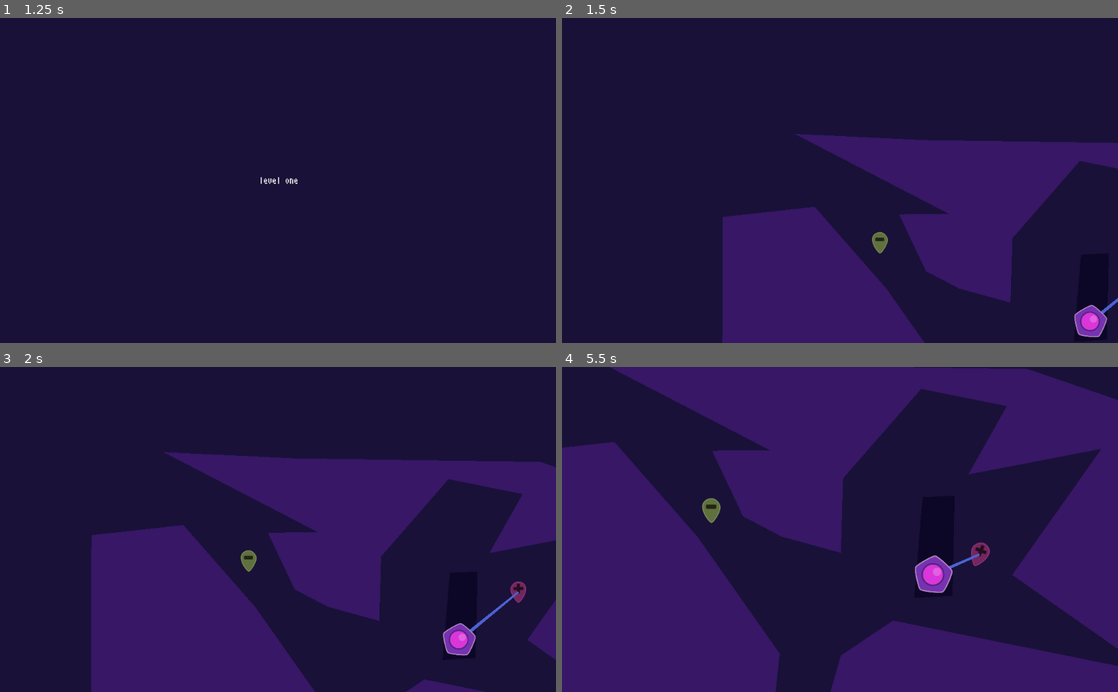
Above: before the commit, frames 1-4 (two rows, left to right).
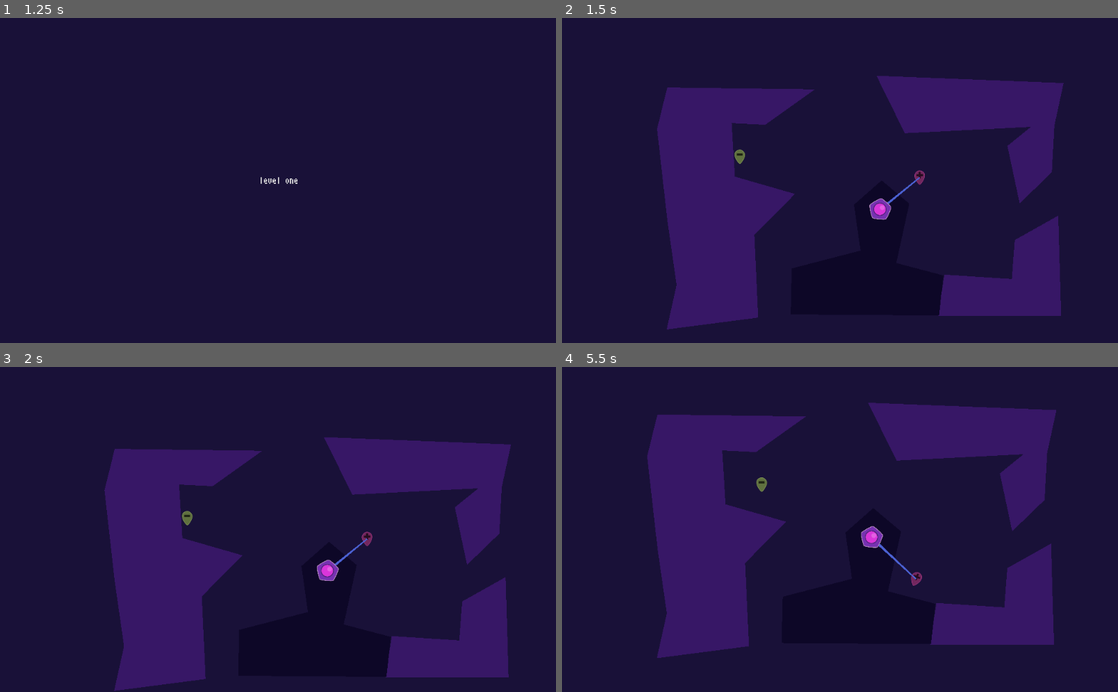
Above: after the commit, the same moments.

Repository: jacobabarbary/BooleanCircuit
Game: Godot game, scene res://gui/menu.tscn
Same seed, same stepped clock (60 frames per second), same inputs: the game is played once before the commit and once after it.
Inputs:
- Up to frame 1 (1.25 s): click "play" at 0.5 s
- Up to frame 2 (1.5 s): click "level one" at 1.25 s
- Up to frame 3 (2 s): no input
- Up to frame 4 (5.5 s): tap S (Player2Action) at 2.1, 3.6, 5.1 s; tap Down (PlayerAction) at 2.85, 4.35 s

Frame 1 is identical in both runs. In frame 2, 39% of the frame differs, in the area x 17-100%, y 17-100%; in frame 3, 31%; in frame 4, 62%, in the area x 0-100%, y 0-100%.

Commit message:
made fences and walls their own scenes and added some friction to the player

Diff:
--- a/agents/player/Player.gd
+++ b/agents/player/Player.gd
@@ -14,7 +14,7 @@
 	) var skin = 0 setget set_skin
 
 export(Color) var color = Color.white
-
+export(int) var player_friction = 0.1
 export(int, "PlayerAction","Player2Action") var player_number = 1
 
 var rot_speed = 0.1
@@ -24,6 +24,7 @@
 	set_skin(skin)
 	set_color(color)
 
+
 func _process(delta):
 	inputs_pressed = [
 		Input.is_action_pressed(inputs[player_number]),
@@ -31,11 +32,15 @@
 		Input.is_action_just_pressed(inputs[player_number])]
 
 
+
 func _physics_process(delta):
-
 	aim()
 	launch()
+	_friction(delta)
 
+func _friction(delta):
+	linear_velocity = linear_velocity * 59 * delta
+#	add_central_force( -(linear_velocity * 0.5 * delta))
 
 func aim():
 	if inputs_pressed[0]:
--- a/level/level_1.tscn
+++ b/level/level_1.tscn
@@ -1,12 +1,11 @@
 [gd_scene load_steps=8 format=2]
 
-[ext_resource path="res://level/CollisionPolygon2D.gd" type="Script" id=1]
+[ext_resource path="res://objects/fence/Fence.tscn" type="PackedScene" id=1]
 [ext_resource path="res://objects/tower/Tower.tscn" type="PackedScene" id=2]
 [ext_resource path="res://agents/player/Player.tscn" type="PackedScene" id=3]
 [ext_resource path="res://level/level.gd" type="Script" id=4]
 [ext_resource path="res://shared/Camera.tscn" type="PackedScene" id=5]
-
-[sub_resource type="CanvasItemMaterial" id=1]
+[ext_resource path="res://objects/wall/Wall.tscn" type="PackedScene" id=6]
 
 [sub_resource type="PhysicsMaterial" id=2]
 friction = 10.0
@@ -15,28 +14,31 @@
 [node name="Level" type="Node2D"]
 script = ExtResource( 4 )
 
-[node name="Wall" type="StaticBody2D" parent="."]
-collision_layer = 5
-collision_mask = 5
+[node name="Walls" type="Node2D" parent="."]
 
-[node name="CollisionPolygon2D" type="CollisionPolygon2D" parent="Wall"]
-material = SubResource( 1 )
-polygon = PoolVector2Array( -20.2255, -63.4944, 297.334, 101.527, 194.506, 102.434, 249.815, 219.56, 318.139, 255.349, 423.791, 284.459, 427.474, 151.864, 566.208, -7.74168, 718.447, 22.9517, 649.996, 144.73, 886.647, 99.0714, 728.08, 323.672, 976.272, 498.086, 516.602, 405.01, 423.504, 467.137, 380.82, 617.176, 299.912, 602.419, 314.944, 463.796, 168.478, 255.349, 21.0931, 86.794, -167.978, 107.665, -169.206, 527.551, -100.453, 676.107, 437.296, 682.246, 989.777, 666.285, 1018.01, 460.026, 987.321, 36.4568, 755.279, -43.346, 248.224, -50.7124 )
-script = ExtResource( 1 )
+[node name="Wall" parent="Walls" instance=ExtResource( 6 )]
 
-[node name="Polygon2D" type="Polygon2D" parent="Wall/CollisionPolygon2D"]
-color = Color( 0.219608, 0.0941176, 0.403922, 1 )
+[node name="CollisionPolygon2D" parent="Walls/Wall" index="0"]
+position = Vector2( 1112.42, 494.407 )
+polygon = PoolVector2Array( 24.8722, -151.566, 33.9161, 158.945, -345.933, 158.945, -326.337, 30.8217, -118.325, 44.3878, -109.281, -76.1992 )
 
-[node name="Fence" type="StaticBody2D" parent="."]
+[node name="Wall2" parent="Walls" instance=ExtResource( 6 )]
 
-[node name="CollisionPolygon2D" type="CollisionPolygon2D" parent="Fence"]
-material = SubResource( 1 )
-position = Vector2( -1.67017, -98.5394 )
-polygon = PoolVector2Array( 570.435, 283.878, 555.471, 463.447, 623.489, 459.366, 627.57, 281.157 )
-script = ExtResource( 1 )
+[node name="CollisionPolygon2D" parent="Walls/Wall2" index="0"]
+polygon = PoolVector2Array( 1052.88, 68.5052, 663.983, 88.1006, 576.558, -89.7652, 1153.87, -67.1552, 1125.23, 65.4905, 1117.69, 208.688, 1018.21, 305.157, 980.524, 127.291 )
 
-[node name="Polygon2D" type="Polygon2D" parent="Fence/CollisionPolygon2D"]
-color = Color( 0.054902, 0.0313726, 0.156863, 1 )
+[node name="Wall3" parent="Walls" instance=ExtResource( 6 )]
+
+[node name="CollisionPolygon2D" parent="Walls/Wall3" index="0"]
+position = Vector2( -658.707, 482.348 )
+polygon = PoolVector2Array( 1045.34, -529.908, 590.124, -535.937, 558.47, -407.813, 590.124, -125.941, 618.763, 74.5346, 588.202, 212.504, 870.462, 175.76, 858.771, -79.7775, 984.035, -206.711, 798.645, -260.157, 788.624, -425.505, 892.175, -420.494 )
+
+[node name="Fencing" type="Node2D" parent="."]
+
+[node name="Fence" parent="Fencing" instance=ExtResource( 1 )]
+
+[node name="CollisionPolygon2D" parent="Fencing/Fence" index="0"]
+polygon = PoolVector2Array( 529.09, 549.545, 509.048, 407.58, 594.227, 332.422, 679.406, 404.239, 639.322, 587.959, 784.627, 626.373, 771.266, 749.966, 313.637, 746.626, 316.977, 604.661 )
 
 [node name="Players" type="Node2D" parent="."]
 
@@ -55,6 +57,15 @@
 player_number = 0
 
 [node name="Camera" parent="." instance=ExtResource( 5 )]
+position = Vector2( 514.415, 300.632 )
 
 [node name="Tower" parent="." instance=ExtResource( 2 )]
 position = Vector2( 587.681, 322.408 )
+
+[editable path="Walls/Wall"]
+
+[editable path="Walls/Wall2"]
+
+[editable path="Walls/Wall3"]
+
+[editable path="Fencing/Fence"]
--- /dev/null
+++ b/objects/fence/Fence.tscn
@@ -0,0 +1,15 @@
+[gd_scene load_steps=3 format=2]
+
+[ext_resource path="res://objects/wall/CollisionPolygon2D.gd" type="Script" id=1]
+
+[sub_resource type="CanvasItemMaterial" id=1]
+
+[node name="Fence" type="StaticBody2D"]
+
+[node name="CollisionPolygon2D" type="CollisionPolygon2D" parent="."]
+material = SubResource( 1 )
+position = Vector2( -1.67017, -98.5394 )
+script = ExtResource( 1 )
+
+[node name="Polygon2D" type="Polygon2D" parent="CollisionPolygon2D"]
+color = Color( 0.054902, 0.0313726, 0.156863, 1 )
--- a/level/CollisionPolygon2D.gd
+++ b/objects/wall/CollisionPolygon2D.gd
@@ -1,5 +1,4 @@
 extends CollisionPolygon2D
-
 
 func _ready():
 	$Polygon2D.polygon = polygon
--- /dev/null
+++ b/objects/wall/Wall.gd
@@ -0,0 +1,7 @@
+extends StaticBody2D
+
+export(PoolVector2Array) var polygon
+
+func _ready():
+	$CollisionPolygon2D.polygon = polygon
+	$CollisionPolygon2D/Polygon2D.polygon = polygon
--- /dev/null
+++ b/objects/wall/Wall.tscn
@@ -0,0 +1,21 @@
+[gd_scene load_steps=3 format=2]
+
+[sub_resource type="CanvasItemMaterial" id=1]
+
+[sub_resource type="GDScript" id=2]
+script/source = "extends CollisionPolygon2D
+
+func _ready():
+	$Polygon2D.polygon = polygon
+"
+
+[node name="Walls" type="StaticBody2D"]
+collision_layer = 5
+collision_mask = 5
+
+[node name="CollisionPolygon2D" type="CollisionPolygon2D" parent="."]
+material = SubResource( 1 )
+script = SubResource( 2 )
+
+[node name="Polygon2D" type="Polygon2D" parent="CollisionPolygon2D"]
+color = Color( 0.219608, 0.0941176, 0.403922, 1 )
--- a/shared/Camera.gd
+++ b/shared/Camera.gd
@@ -1,7 +1,7 @@
 extends Node2D
 
 const MIN_ZOOM = 0.8
-const ZOOM_SCALE_OFFSET = 0.002
+const ZOOM_SCALE_OFFSET = 0.003
 
 var zoom: float = 1
 var sum: Vector2 = Vector2.ZERO
--- a/shared/Camera.tscn
+++ b/shared/Camera.tscn
@@ -7,4 +7,3 @@
 
 [node name="Camera" type="Camera2D" parent="."]
 smoothing_enabled = true
-smoothing_speed = 1.0
